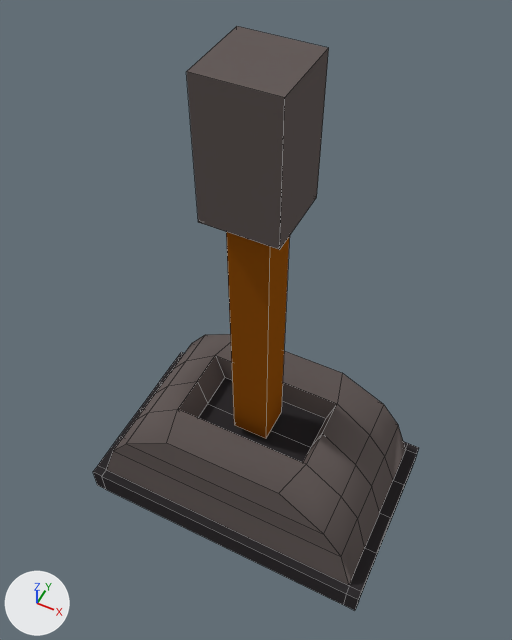
Renders of the Blender file ExternalAssets/Blender/Switch01.blend from each side of a commit.
Both versions are drawn from a 50 mm camera at (0.319, -0.645, 1.263) aimed at (-0.007, 0.007, 0.448). The lights are fixed; the arrows at lower left show +X, +Y and +Z. Mesh edges are drawn as thin lines.

The first picture shows 'Base', 'Lever'.
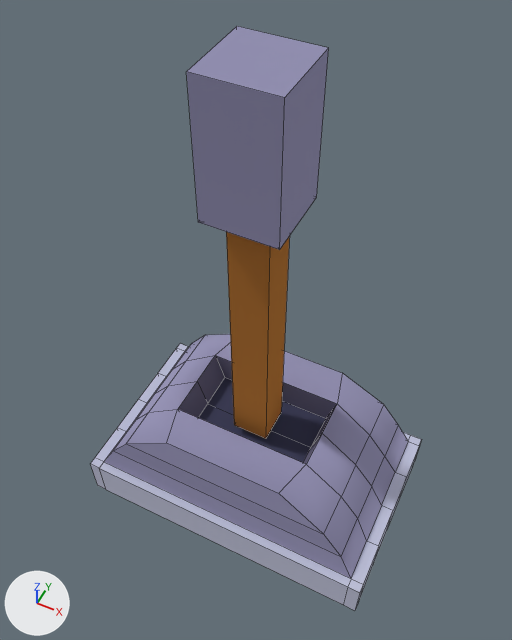
Where the newer file only moved an object's origin or applied its transform, the numbers keep the older frame.

Boxes (x1, y1, x2, y2) around the edits, measured in the pictures (512 x 640 px; the box of a moved part takes in the faces that stretch with it):
'Base', surface changed, reshaped (grey to blue): before (93, 334, 419, 610); after (90, 334, 422, 610)
'Lever', surface changed, recoloured: (187, 26, 329, 439) in both
part 1 of me_cube_001, moved or reshaped: before (93, 352, 419, 610); after (90, 344, 422, 610)
part 2 of me_cube_001, surface changed (grey to blue): (113, 334, 398, 556) in both

Edits to the bpy script that builds the scene:
```text
Add img_palette128_png:
    img_palette128_png = load_image('Palette128.png', '../../Assets/Textures/Palette128.png', 128, 64, 'sRGB')
Change mat_palette:
    mat_palette.texture: img_palette64_png -> img_palette128_png
Change me_cube_001:
    where me_cube_001.from_pydata(...)  # 92 vertices, 90 faces; spans x -0.27..0.272, y -0.166..0.166, z 0.0..0.231
    used by ob_base; location = (0.0, 0.0, 0.0)
    me_cube_001 part 1: all 28 vertices in x -0.27..0.272, y -0.166..0.166, z 0.052 are moved by (0.0, 0.0, 0.03)
    me_cube_001 part 2: texture (UV) coordinates of 90 of 90 faces, centred in x -0.27..0.272, y -0.166..0.166, z 0.0..0.231, changed; they spanned u 0.68..0.86, v 0.14..0.22 and now span u 0.02..0.97, v 0.15..0.35
Change me_cube_002:
    where me_cube_002.from_pydata(...)  # 16 vertices, 14 faces; spans x -0.057..0.057, y -0.057..0.057, z 0.0..0.686
    used by ob_lever; location = (0.0, 0.0, 0.193)
    remove me_cube_002.materials.append(mat_palette64)  # picture img_palette64_png
    me_cube_002 part 3: texture (UV) coordinates of 14 of 14 faces, centred in x -0.057..0.057, y -0.057..0.057, z 0.0..0.686, changed; they spanned u 0.79..0.82, v 0.17..0.57 and now span u 0.09..0.47, v 0.15..0.45
    add me_cube_002.materials.append(mat_palette)  # picture img_palette128_png
```
